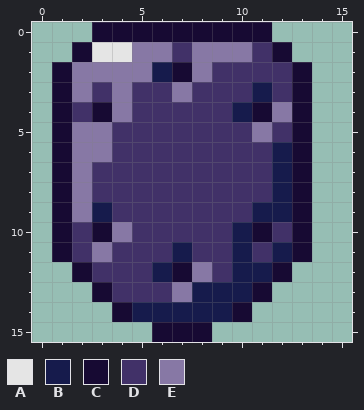
Two versions of one pixel-art sprite, Images/Items/tinScale.png. That is the earlier state.
The file is 16x16 pixels.
Palette (. is transparent): A #e5e5e5  B #161b4c  C #170a33  D #413168  E #8778a5
Pixels before, first column x 1:
 0 ..CCCCCCCCC..
 1 .CAAEEDEEEDC.
 2 CEEEEBCEDDDDC
 3 CEDEDDEDDDBDC
 4 CDCEDDDDDBCEC
 5 CEEDDDDDDDEDC
 6 CEEDDDDDDDDBC
 7 CEDDDDDDDDDBC
 8 CEDDDDDDDDDBC
 9 CEBDDDDDDDBBC
10 CDCEDDDDDBCDC
11 CDEDDDBDDBDBC
12 .CDDDBCEDBBC.
13 ..CDDDEBBBC..
14 ...CBBBBBC...
15 .....CCC.....
Once edited:
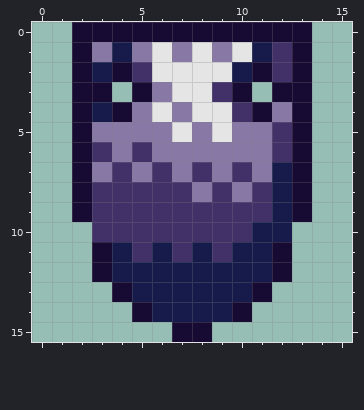
Diff:
Changed rows in their new state; - is an unchanged pixel.
first column x 1:
 0 -C---------CC
 1 --EB-AEA-ABDC
 2 .CBCDAAAABC--
 3 .CC.CEAA-C.C-
 4 .CBCEAEAAD---
 5 .C-EEEAEAE---
 6 .CDE-EEEEEED-
 7 .CE-E-E-E-E--
 8 .C-----E-E---
 9 .CD-------D--
10 ..DD-----DBB.
11 ..CB-BDB--BC.
12 -.CBB-BBB----
13 --.CBBB------
14 ---.C--------
15 -----.-------
Boxes around the changes in both pictures, in picture pixels (x1, y1, x2, y2):
changed: (52, 22, 312, 342)
